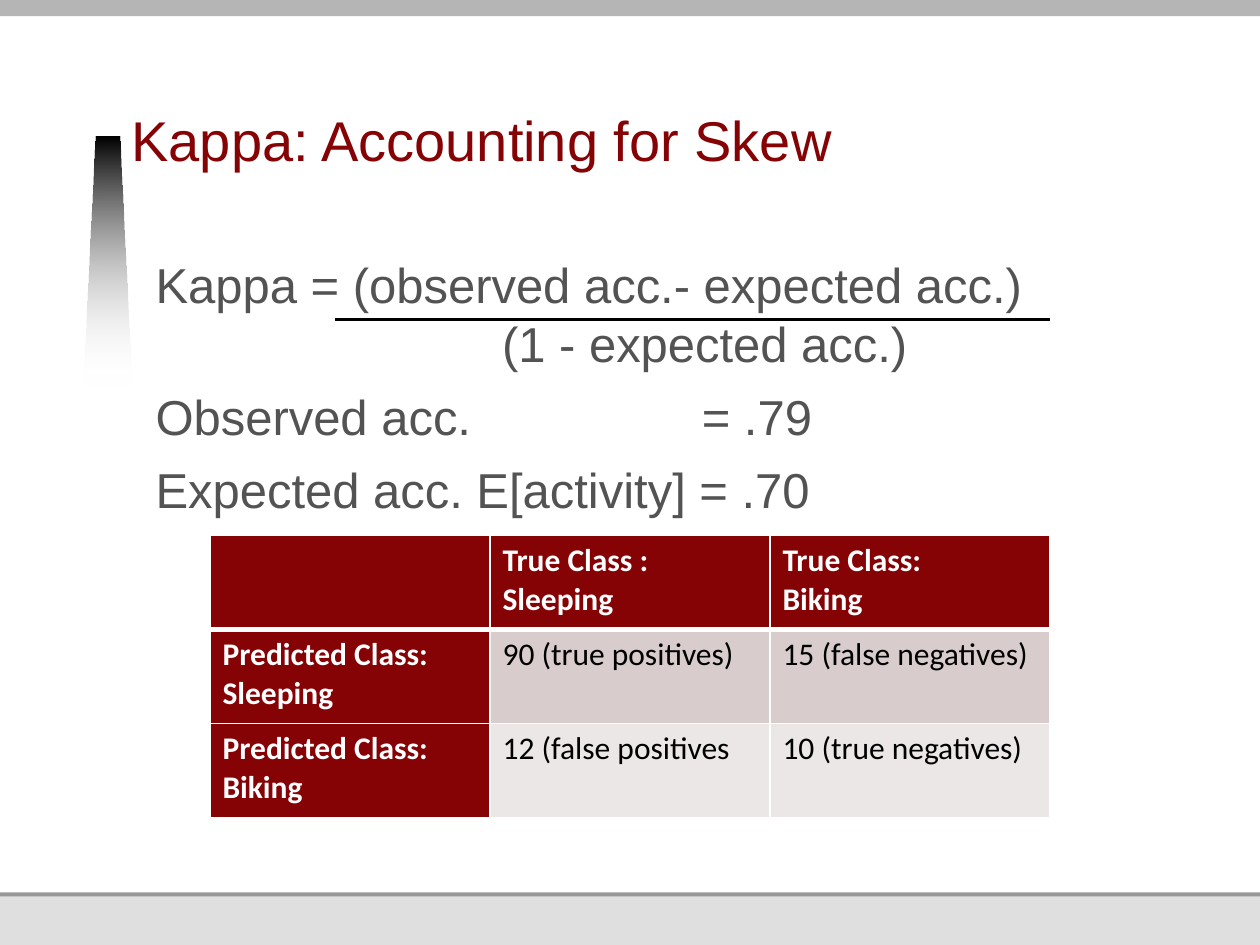
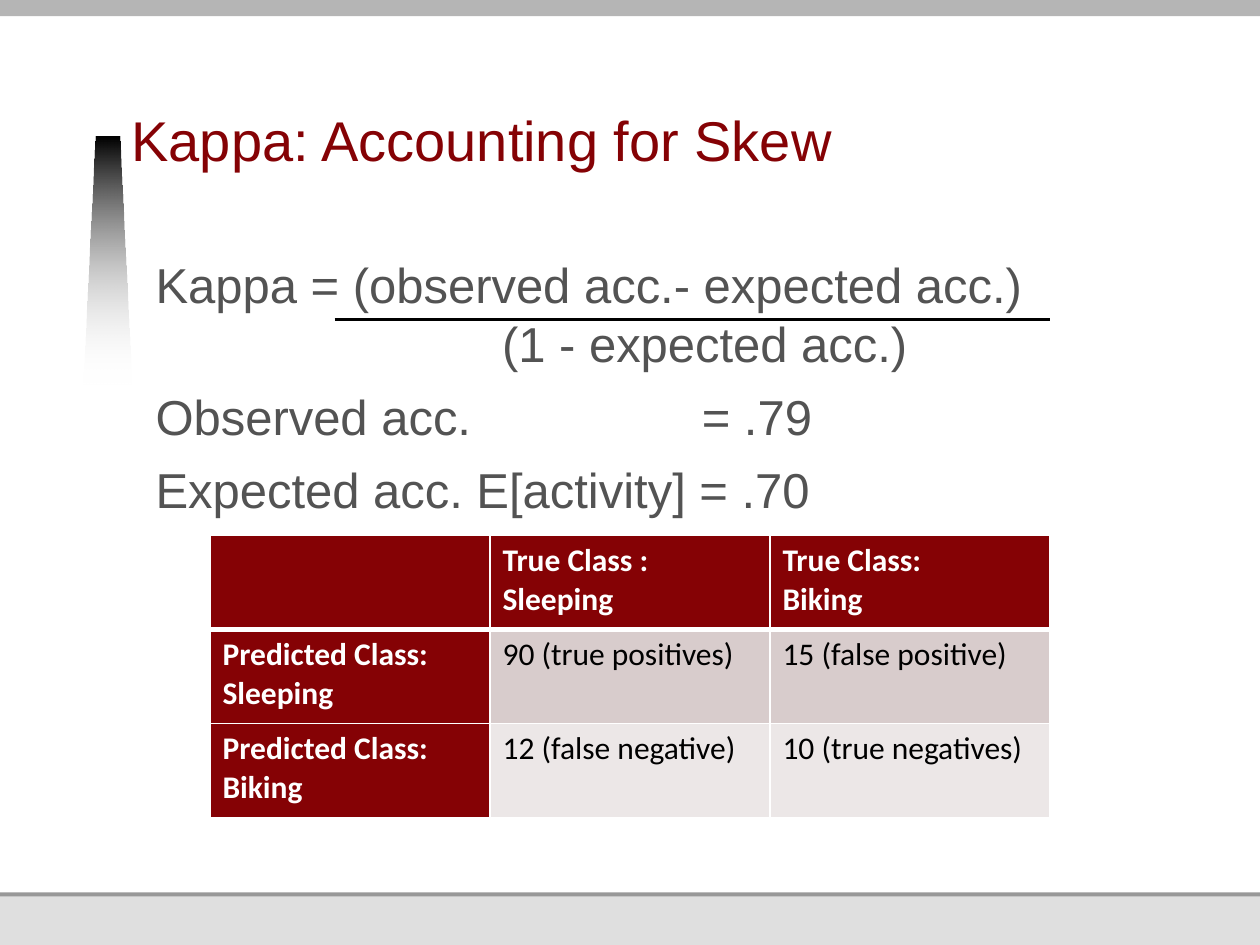
Before and after one commit to jmankoff/data, a slide deck: slide 60 of Lectures/10 Machine Learning I Training and Testing.pptx. Drawn at 1260x945 pixels with LibreOffice and Linux fonts; fonts in the diff are those of the drawing; background and template pictures are left out. Boxes give left, top, right and bottom in pixels: in the first picture for what was removed or moved away, otherwise in the second. Text is boxed around its words. In the diff, an @@ line names an element or a change of style, - is before the commit and + after.

Commit message:
fixed problems with false positives and negatives

```diff
--- a/Lectures/10 Machine Learning I Training and Testing.pptx
+++ b/Lectures/10 Machine Learning I Training and Testing.pptx
@@ table at (210, 536, 1050, 818) @@
-row 2, column 3: 15 (false negatives)
+row 2, column 3: 15 (false positive)
-row 3, column 2: 12 (false positives
+row 3, column 2: 12 (false negative)
```
Also in this commit, not shown: 12 other slides changed.
